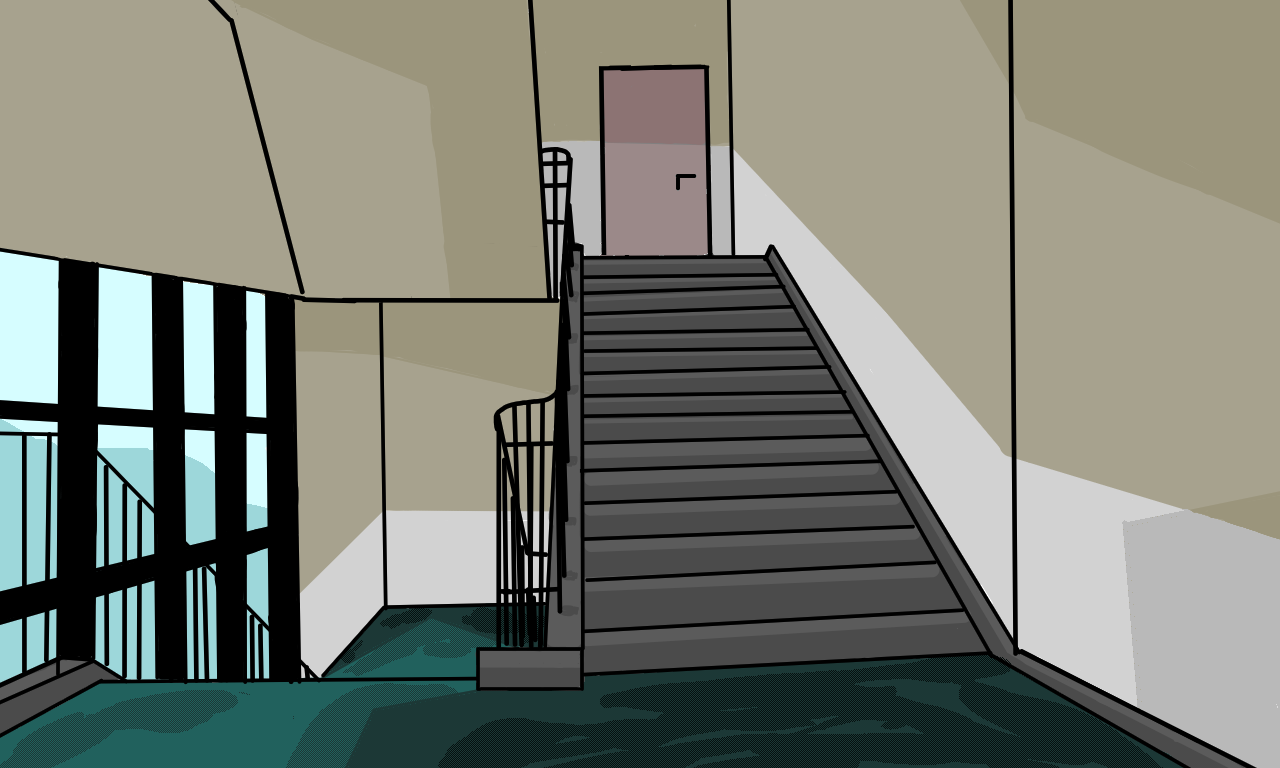
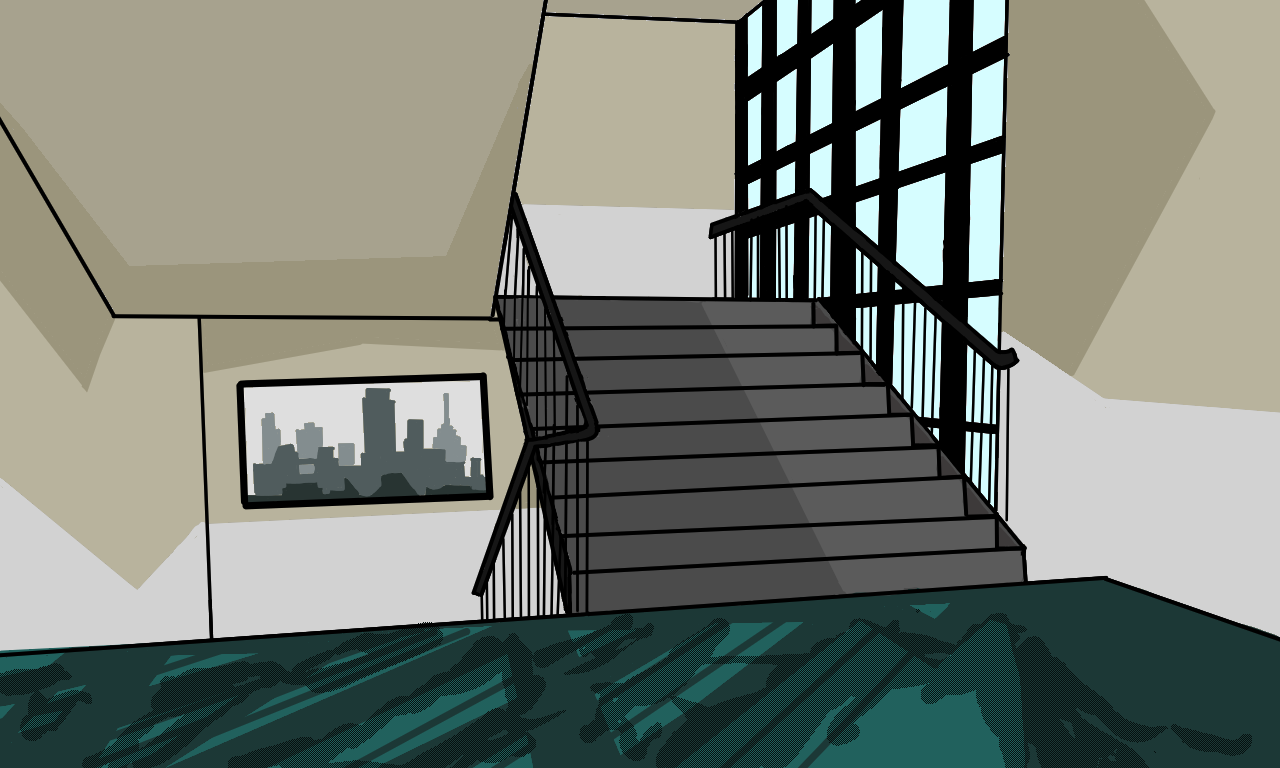
Layers edited between the first and the second 1280 × 768 image:
hid "Paint Layer 6", painted on it over [0, 0, 1280, 768]
hid "Paint Layer 7", painted on it over [0, 0, 1280, 768]
added layer "Paint Layer 8" above "Paint Layer 3" over [448, 256, 1088, 640]
showed "Paint Layer 3", painted on it over [0, 0, 1280, 768]
showed "Copy of Paint Layer 2 Merged", painted on it over [0, 0, 1280, 768]
